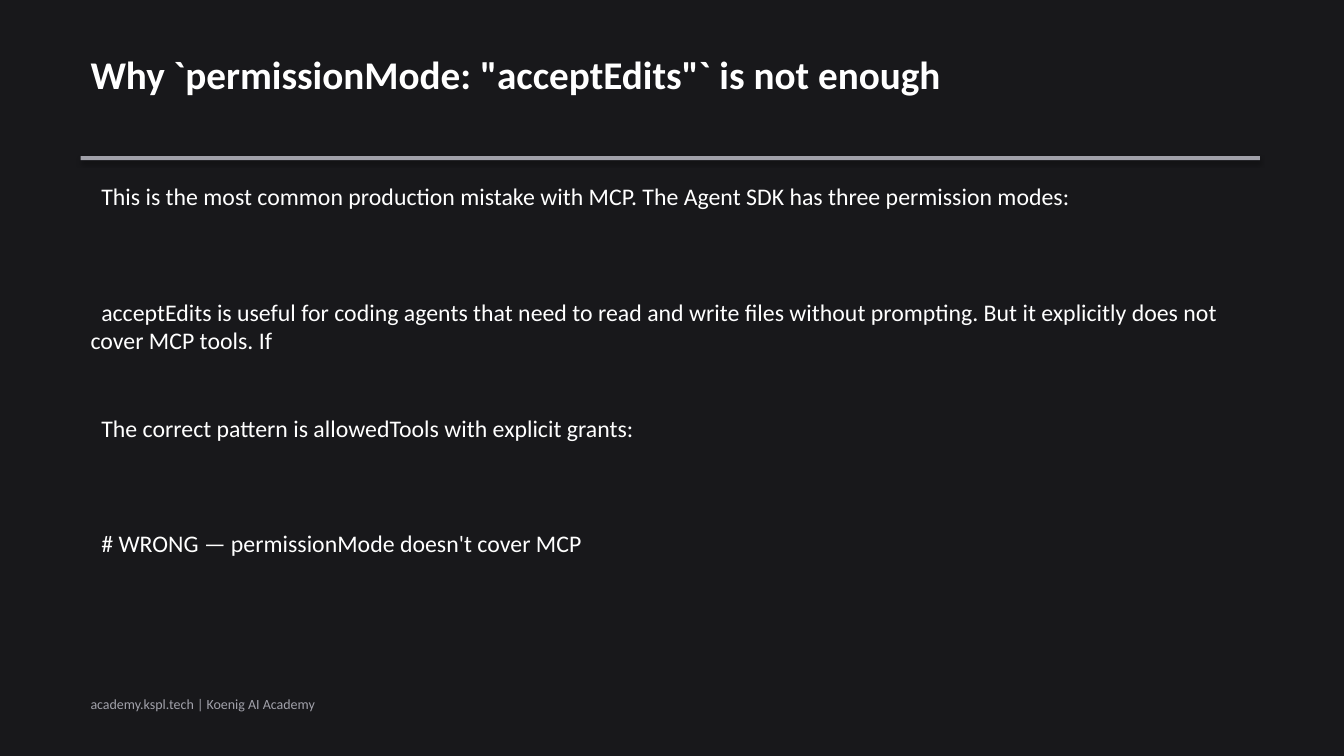
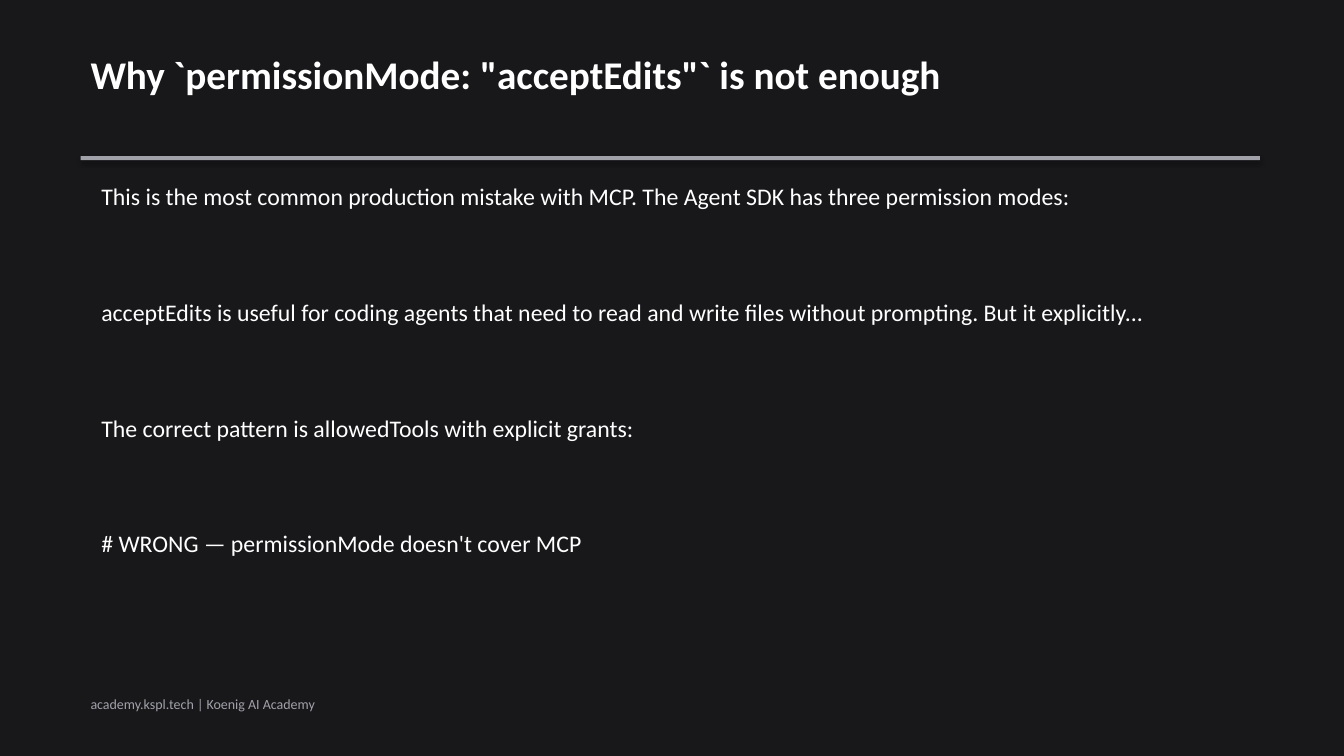
Before and after one commit to Koenig-Solutions-Private-Limited/koenig-ai-org, a slide deck: slide 6 of vault/courses/production-agents-claude-agent-sdk-mcp-connector/ch03-slides.pptx. Drawn at 1344x756 pixels with LibreOffice and Linux fonts; fonts in the diff are those of the drawing. Boxes give left, top, right and bottom in pixels: in the first picture for what was removed or moved away, otherwise in the second. Text is boxed around its words. In the diff, an @@ line names an element or a change of style, - is before the commit and + after.

```diff
--- a/vault/courses/production-agents-claude-agent-sdk-mcp-connector/ch03-slides.pptx
+++ b/vault/courses/production-agents-claude-agent-sdk-mcp-connector/ch03-slides.pptx
@@ text at (101, 304, 1142, 325): text changed @@
-acceptEdits is useful for coding agents that need to read and write files without prompting. But it explicitly does not cover MCP tools. If
+acceptEdits is useful for coding agents that need to read and write files without prompting. But it explicitly...
```
Also in this commit, not shown: 4 other slides changed, 6 other files.
